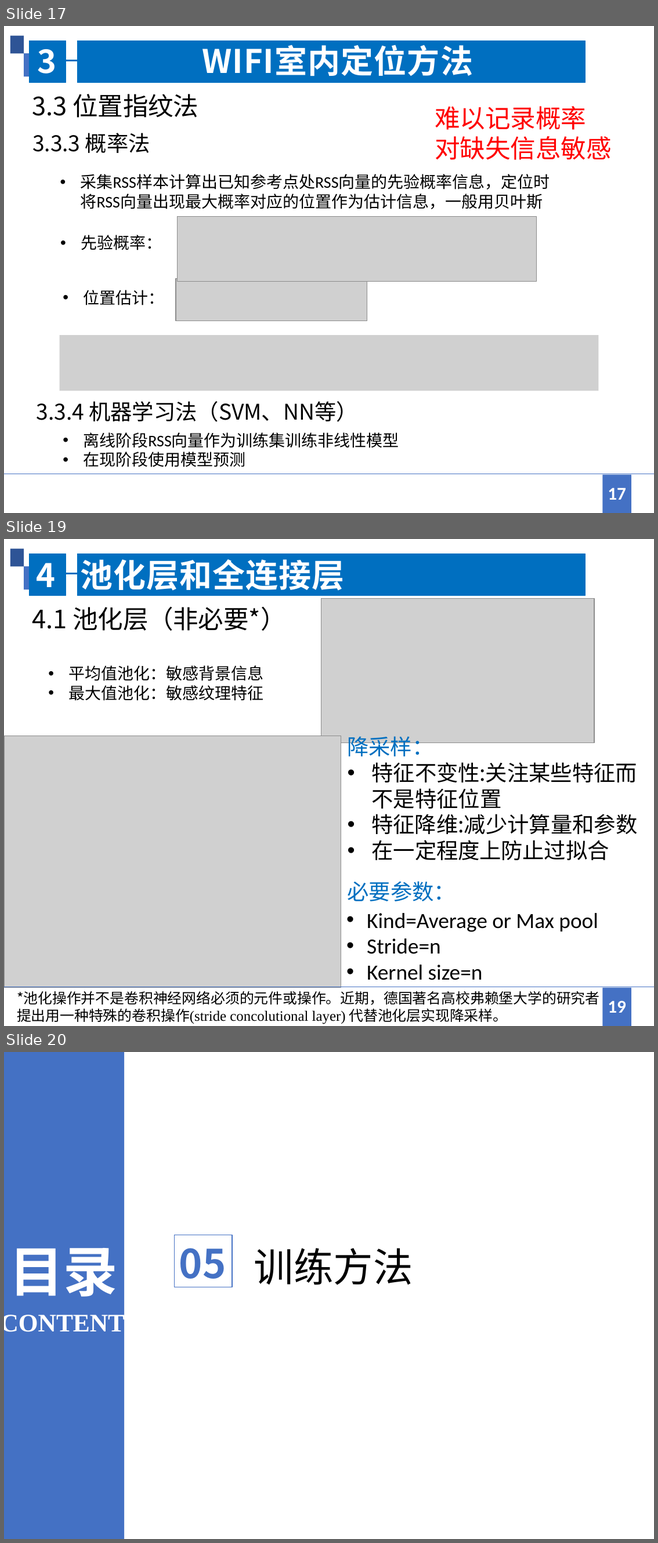
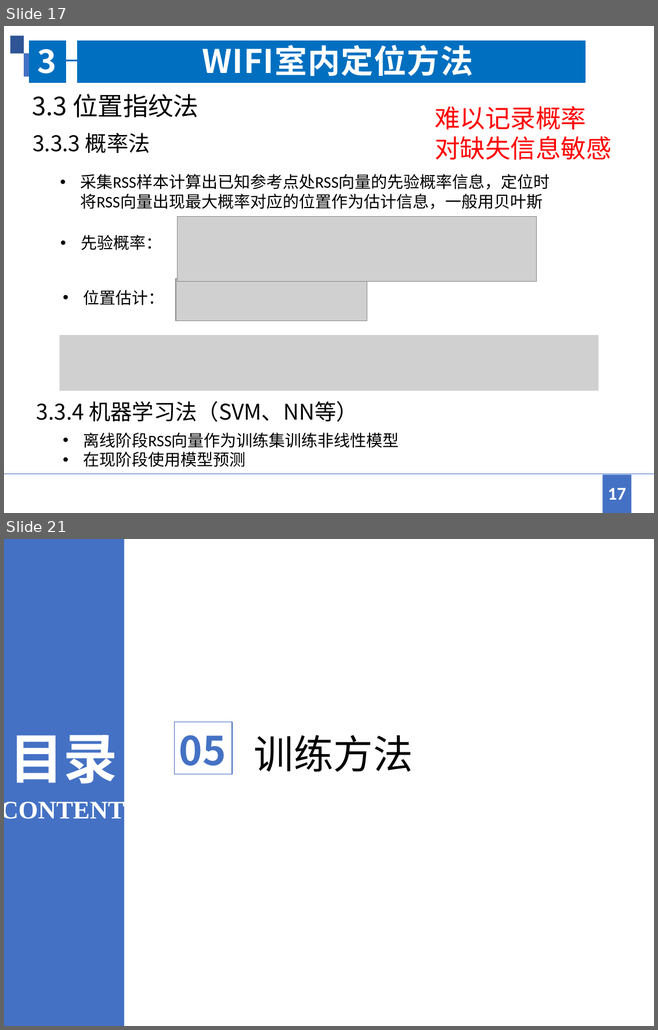
Before and after one commit to jingwei1205/MyCourse, a slide deck: 卫星定位/WIFI室内定位方法综述.pptx. Shown one above the other, each under a label of ours: slides 17, 19 and 20 before the commit, slides 17 and 21 after it; the slides between them are not shown. The pictures are 658x1543 and 658x1030 pixels, drawn with LibreOffice and Linux fonts; fonts in the diff are those of the drawing; grey boxes stand for pictures. Boxes give left, top, right and bottom in pixels: in the first picture for what was removed or moved away, otherwise in the second. Text is boxed around its words. In the diff, an @@ line names an element or a change of style, - is before the commit and + after.

```diff
--- a/卫星定位/WIFI室内定位方法综述.pptx
+++ b/卫星定位/WIFI室内定位方法综述.pptx
@@ slide 19 removed at [4,539,654,1026], background #FFFFFF; not listed: 1 template element that a slide beside it also shows @@
@@ freeform shape removed at [10,549,24,567] @@
@@ group removed at [29,554,584,595]: 5 freeform shapes @@
@@ freeform shape removed at [24,566,29,589] @@
@@ title removed at [36,559,344,591] @@
-4 池化层和全连接层
@@ text removed at [32,607,285,631] @@
-4.1 池化层（非必要*）
@@ picture removed at [321,599,594,744] @@
@@ text removed at [68,665,263,701] @@
-• 平均值池化：敏感背景信息
-• 最大值池化：敏感纹理特征
@@ picture removed at [4,736,341,988] @@
@@ text removed at [347,736,637,860] @@
-降采样：
-• 特征不变性:关注某些特征而不是特征位置
-• 特征降维:减少计算量和参数
-• 在一定程度上防止过拟合
@@ text removed at [347,881,455,901] @@
-必要参数：
@@ text removed at [366,913,598,980] @@
-• Kind=Average or Max pool
-• Stride=n
-• Kernel size=n
@@ freeform shape removed at [4,987,654,987] @@
@@ freeform shape removed at [603,988,631,1026] @@
@@ text removed at [17,991,600,1024] @@
-*池化操作并不是卷积神经网络必须的元件或操作。近期，德国著名高校弗赖堡大学的研究者提出用一种特殊的卷积操作(stride concolutional layer) 代替池化层实现降采样。
@@ page number removed at [607,1001,626,1013] @@
-19
@@ what was slide 20 is now slide 21 @@
```
Also in this commit, not shown: 2 slides changed, 2 slides added, 4 other files.
